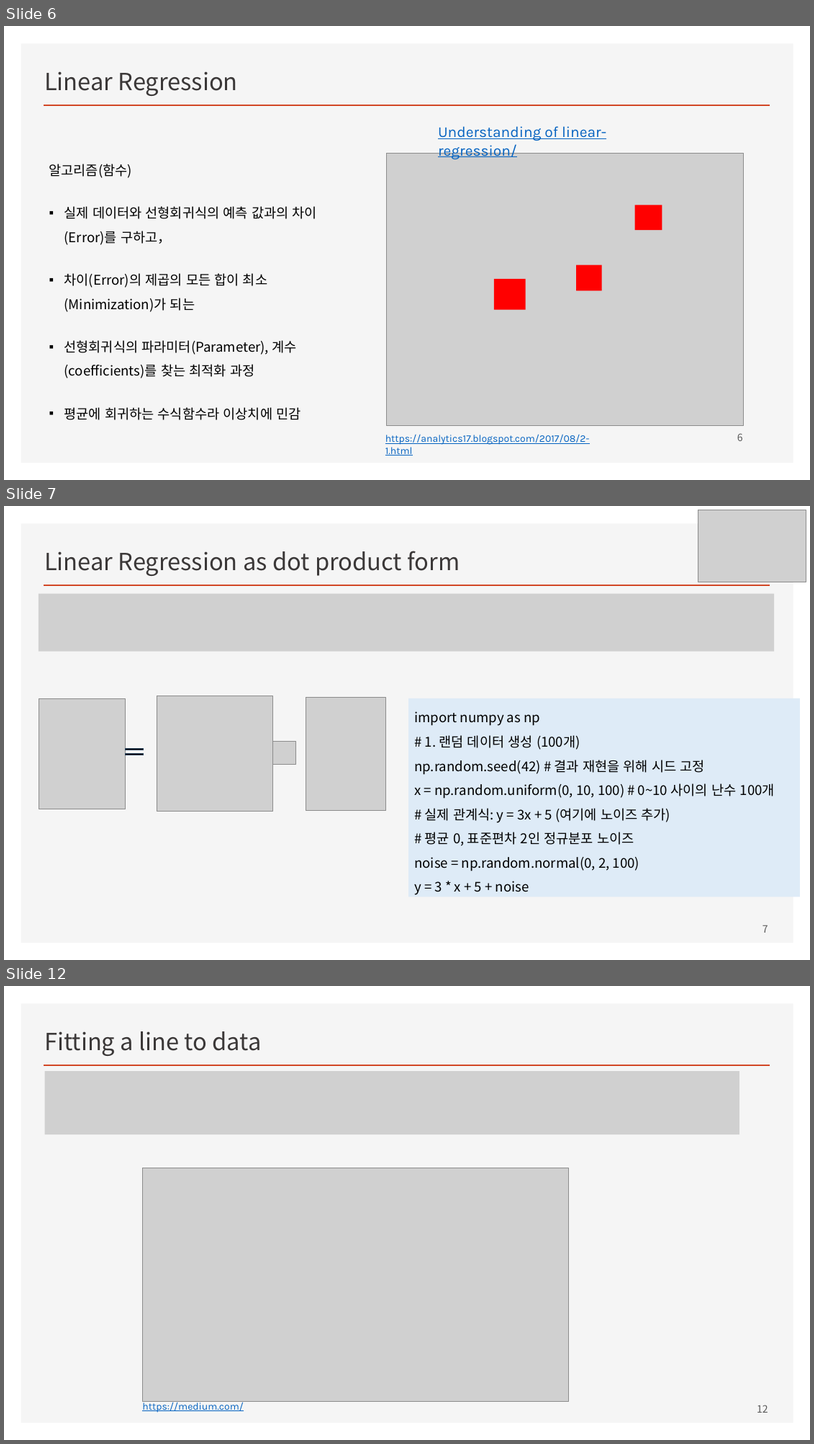
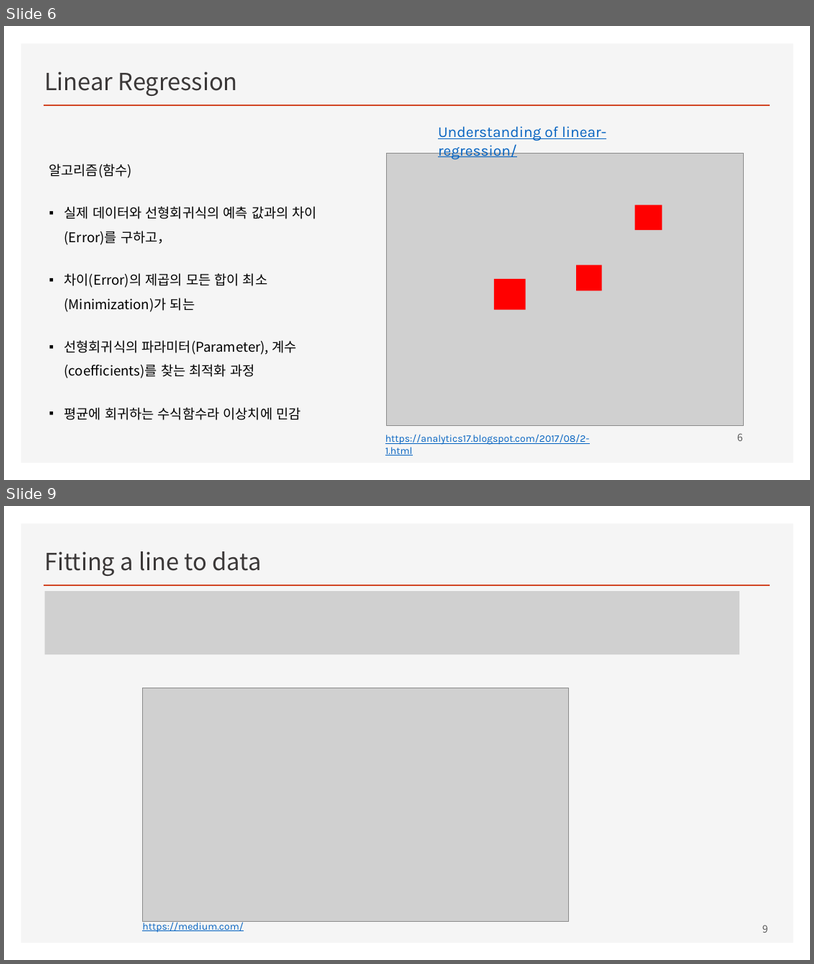
Before and after one commit to ancestor9/mathematics-for-machine-learning, a slide deck: Linear_Algebra/w4_Perceptron_Regression.pptx. Shown one above the other, each under a label of ours: slides 6, 7 and 12 before the commit, slides 6 and 9 after it; the slides between them are not shown. The pictures are 814x1444 and 814x964 pixels, drawn with LibreOffice and Linux fonts; fonts in the diff are those of the drawing; grey boxes stand for pictures; background and template pictures are left out. Boxes give left, top, right and bottom in pixels: in the first picture for what was removed or moved away, otherwise in the second. Text is boxed around its words. In the diff, an @@ line names an element or a change of style, - is before the commit and + after.

```diff
--- a/Linear_Algebra/w4_Perceptron_Regression.pptx
+++ b/Linear_Algebra/w4_Perceptron_Regression.pptx
@@ slide 7 removed at [4,506,810,960], background #FFFFFF; not listed: 2 template elements that a slide beside it also shows @@
@@ picture removed at [699,510,808,582] @@
@@ title removed at [44,551,460,576] @@
-Linear Regression as dot product form
@@ picture removed at [39,594,774,651] @@
@@ picture removed at [39,698,126,809] @@
@@ picture removed at [157,696,273,811] @@
@@ picture removed at [306,698,386,811] @@
@@ rectangle removed at [409,698,801,897] @@
-import numpy as np
-# 1. 랜덤 데이터 생성 (100개)
-np.random.seed(42) # 결과 재현을 위해 시드 고정
-x = np.random.uniform(0, 10, 100) # 0~10 사이의 난수 100개
-# 실제 관계식: y = 3x + 5 (여기에 노이즈 추가)
-# 평균 0, 표준편차 2인 정규분포 노이즈
-noise = np.random.normal(0, 2, 100)
-y = 3 * x + 5 + noise
@@ picture removed at [273,741,296,764] @@
@@ math equal removed at [122,746,147,757] @@
@@ page number removed at [763,925,769,932] @@
-7
@@ what was slide 12 is now slide 9 @@
@@ page number at [763,924,769,932]: text changed @@
-12
+9
```
Also in this commit, not shown: 8 slides changed, 5 other slides removed.
